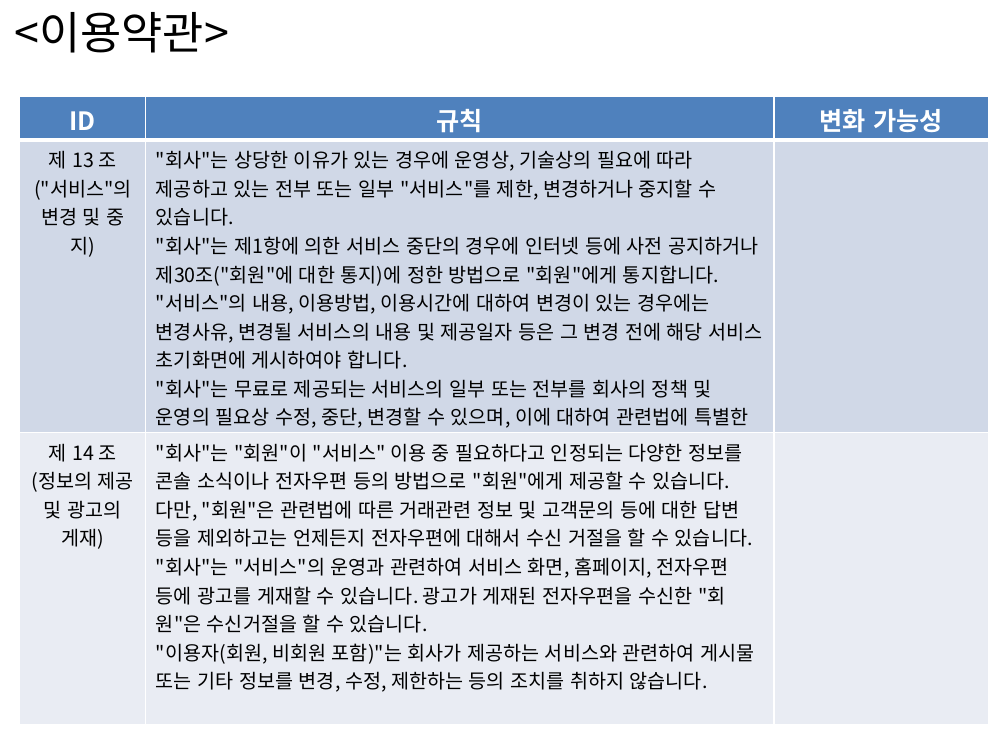
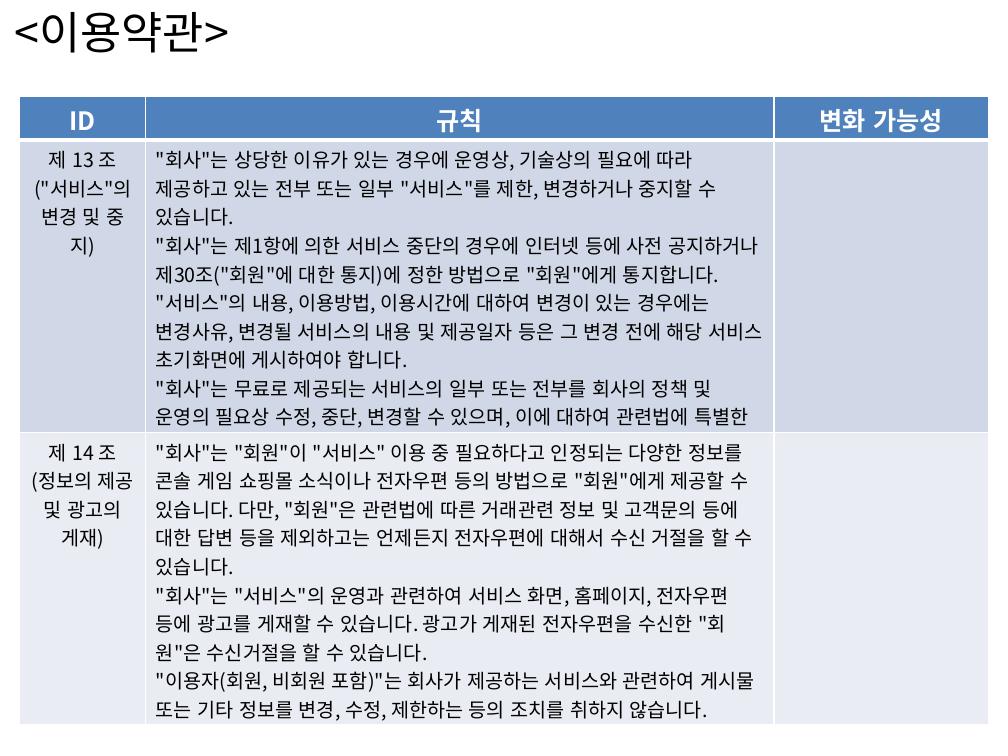
Before and after one commit to Jung-hyeon-Park/portfolio_actifact, a slide deck: slide 11 of 0. 기타/SW아키텍처+비전+수립+-+비즈니스룰+-+_박범진, 박정현.pptx. Drawn at 1008x756 pixels with LibreOffice and Linux fonts; fonts in the diff are those of the drawing. Boxes give left, top, right and bottom in pixels: in the first picture for what was removed or moved away, otherwise in the second. Text is boxed around its words. In the diff, an @@ line names an element or a change of style, - is before the commit and + after.

```diff
--- a/0. 기타/SW아키텍처+비전+수립+-+비즈니스룰+-+_박범진, 박정현.pptx
+++ b/0. 기타/SW아키텍처+비전+수립+-+비즈니스룰+-+_박범진, 박정현.pptx
@@ table at [20,97,989,725] @@
@@ row 3, column 2: ""회사"는 "회원"이 "서비스" 이용 중 필요하다고 인정되는 다양한 정보를 콘솔 소식이나 전자우편 등의 방법으로 "회원"에게 제공할 수 있습니다. 다만, "회원"은 관련법에 따른 거래관련 정보 및 고객문의 등에 대한 답변 등을 제외하고는 언제든지 전자우편에 대해서 수신 거절을 할 수 있습니다. / "회사"는 "서비스"의 운영과 관련하여 서비스 화면, 홈페이지, 전자우편 등에 광고를 게재할 수 있습니다. 광고가 게재된 전자우편을 수신한 "회원"은 수신거절을 할 수 있습니다. / "이용자(회원, 비회원 포함)"는 회사가 제공하는 서비스와 관련하여 게시물 또는 기타 정보를 변경, 수정, 제한하는 등의 조치를 취하지 않습니다." to ""회사"는 "회원"이 "서비스" 이용 중 필요하다고 인정되는 다양한 정보를 콘솔 게임 쇼핑몰 소식이나 전자우편 등의 방법으로 "회원"에게 제공할 수 있습니다. 다만, "회원"은 관련법에 따른 거래관련 정보 및 고객문의 등에 대한 답변 등을 제외하고는 언제든지 전자우편에 대해서 수신 거절을 할 수 있습니다. / "회사"는 "서비스"의 운영과 관련하여 서비스 화면, 홈페이지, 전자우편 등에 광고를 게재할 수 있습니다. 광고가 게재된 전자우편을 수신한 "회원"은 수신거절을 할 수 있습니다. / "이용자(회원, 비회원 포함)"는 회사가 제공하는 서비스와 관련하여 게시물 또는 기타 정보를 변경, 수정, 제한하는 등의 조치를 취하지 않습니다." @@
```
Also in this commit, not shown: 12 other slides changed, 5 other files.
